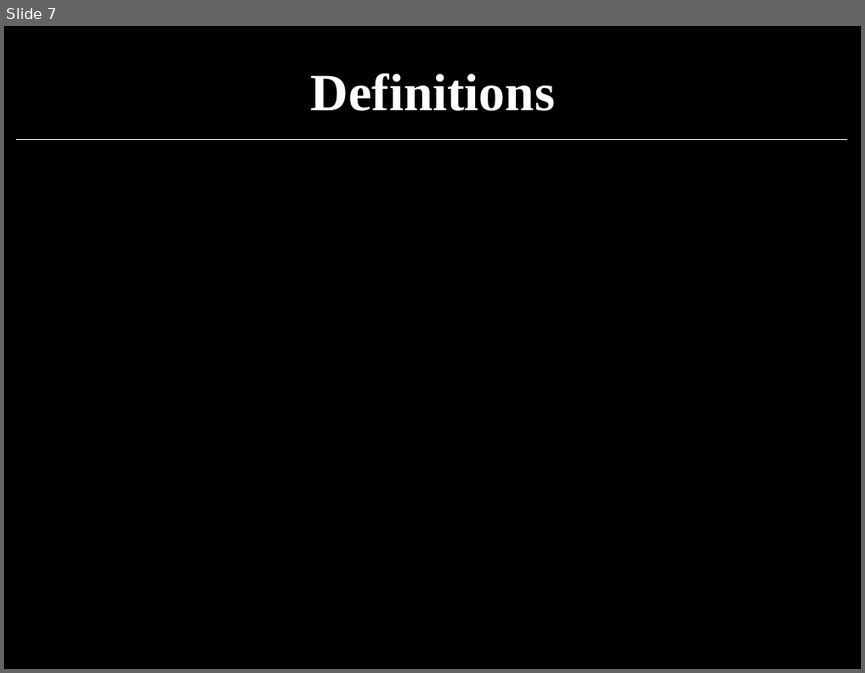
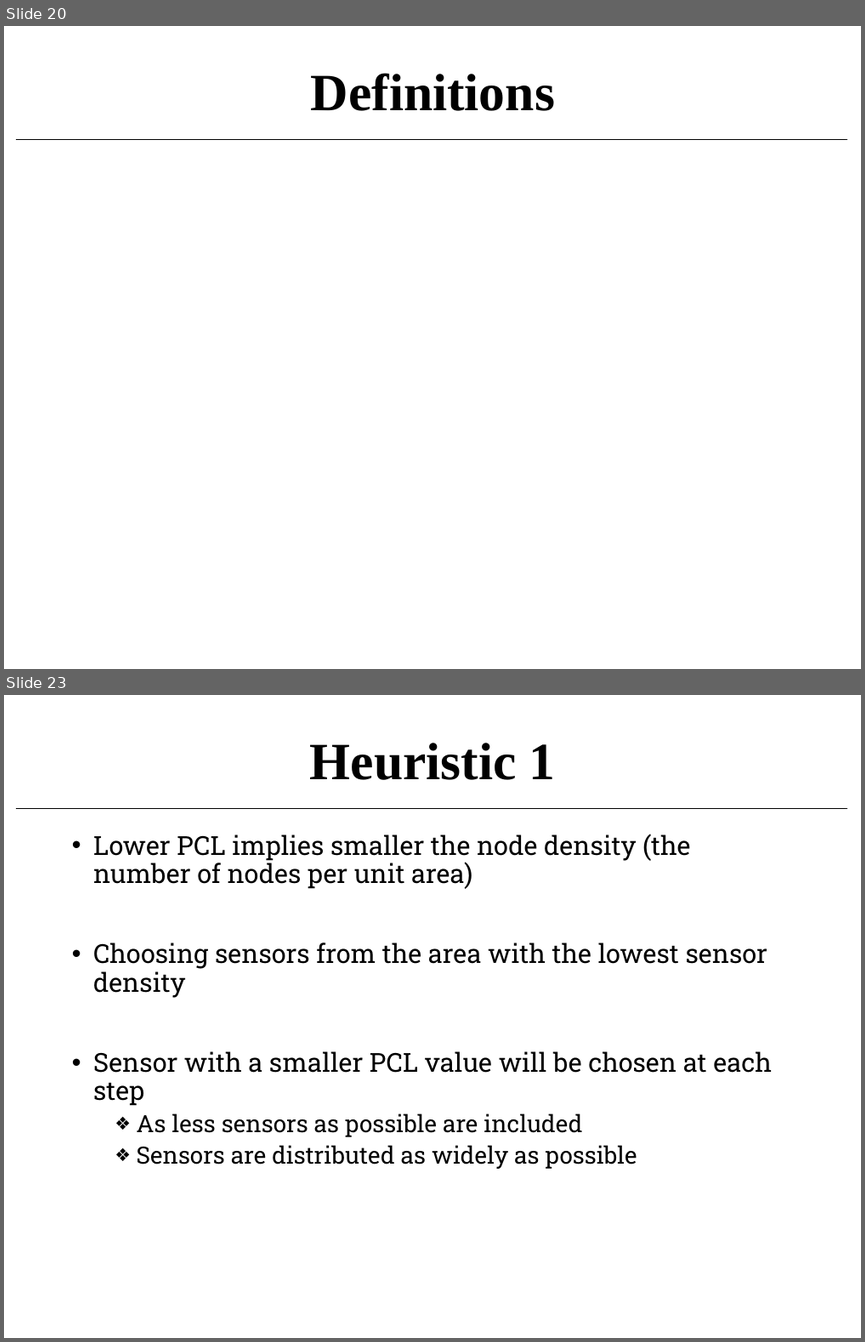
Before and after one commit to j4yd33p/MTP, a slide deck: MTP/Thesis/JBR_PPT.pptx. Shown one above the other, each under a label of ours: slide 7 before the commit, slides 20 and 23 after it; the slides between them are not shown. The pictures are 865x673 and 865x1342 pixels, drawn with LibreOffice and Linux fonts; fonts in the diff are those of the drawing; grey boxes stand for pictures. Boxes give left, top, right and bottom in pixels: in the first picture for what was removed or moved away, otherwise in the second. Text is boxed around its words. In the diff, an @@ line names an element or a change of style, - is before the commit and + after.

```diff
--- a/MTP/Thesis/JBR_PPT.pptx
+++ b/MTP/Thesis/JBR_PPT.pptx
@@ slide 23 added at (4,695,861,1338), background #FFFFFF; not listed: 1 template element that a slide beside it also shows @@
@@ title added at (310,743,556,780), 44 pt, text #000000, bold @@
+Heuristic 1
@@ text added at (93,834,772,1168), 22 pt, text #000000 @@
+• Lower PCL implies smaller the node density (the number of nodes per unit area)
+• Choosing sensors from the area with the lowest sensor density
+• Sensor with a smaller PCL value will be chosen at each step
+  ❖ As less sensors as possible are included
+  ❖ Sensors are distributed as widely as possible
@@ what was slide 7 is now slide 20 @@
@@ slide 20 changed as well @@
@@ background #000000 to #FFFFFF @@
@@ title "Definitions" at (311,73,555,111): text colour #FFFFFF to #000000 @@
@@ line (16, 139) - (847, 139): stroke #FFFFFF 0.5 pt to #000000 0.5 pt @@
```
Also in this commit, not shown: 10 other slides changed, 14 other slides added, 8 slides removed, 6 other files.
